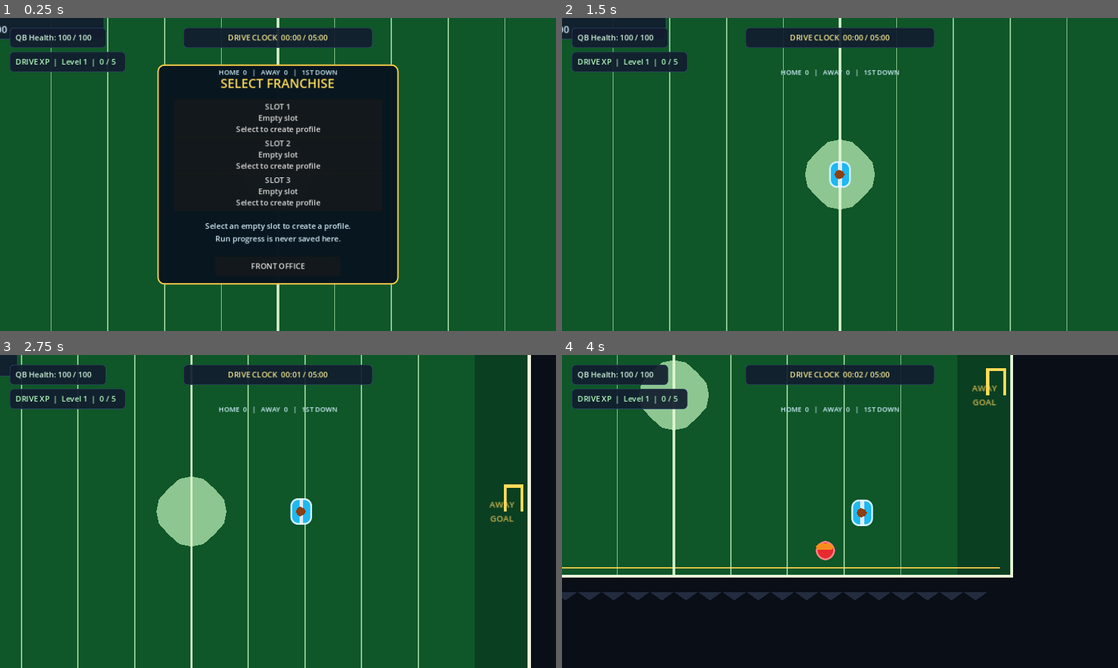
Above: before the commit, frames 1-4 (two rows, left to right).
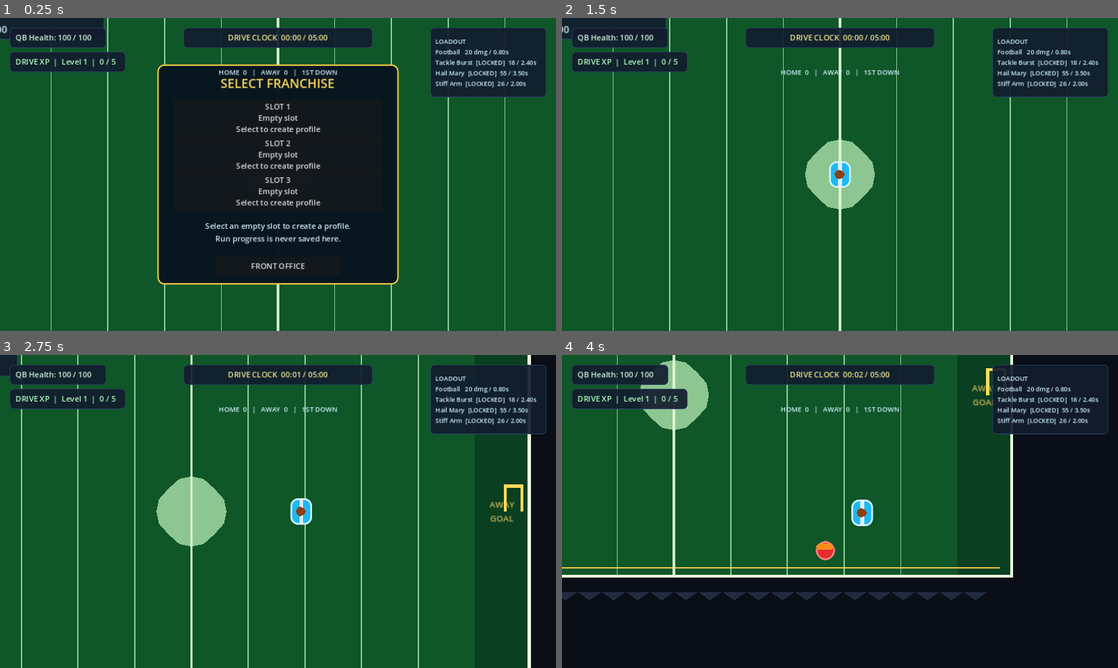
Above: after the commit, the same moments.

Repository: bulmaspanties/Football-Survivation
Game: Godot game, scene res://scenes/Main.tscn
The game is run twice, just before and just after one commit, with the same random seed, the same clock (stepped at 60 frames per second) and the same inputs.
Inputs:
- Up to frame 1 (0.25 s): no input
- Up to frame 2 (1.5 s): click "SLOT 1 Empty slot Select to c…" at 0.5 s; click "KICK OFF" at 1.25 s
- Up to frame 3 (2.75 s): tap Enter at 2 s; hold D (move_right) from 2.03 s (still down)
- Up to frame 4 (4 s): release D (move_right) at 2.78 s; hold S (move_down) 2.78-3.53 s; hold D (move_right) from 3.53 s (still down)

The runs differ from the first frame. In frame 1, 4.6% of the frame differs, in the area x 77-99%, y 3-26%; in frame 2, 4.6%; in frame 3, 4.1%; in frame 4, 1.6%.

Commit message:
Clarify multi-weapon loadout and upgrades
Co-authored-by: Copilot App <223556219+Copilot@users.noreply.github.com>

Diff:
--- a/scenes/Main.tscn
+++ b/scenes/Main.tscn
@@ -451,6 +451,24 @@
 text = "DRIVE XP  |  Level 1  |  0 / 5"
 vertical_alignment = 1
 
+[node name="LoadoutPanel" type="Panel" parent="HUD"]
+offset_left = 892.0
+offset_top = 20.0
+offset_right = 1132.0
+offset_bottom = 164.0
+mouse_filter = 2
+theme_override_styles/panel = SubResource("StyleBoxFlat_info")
+
+[node name="LoadoutLabel" type="Label" parent="HUD/LoadoutPanel"]
+offset_left = 10.0
+offset_top = 8.0
+offset_right = 230.0
+offset_bottom = 138.0
+theme_override_colors/font_color = Color(0.82, 0.95, 1, 1)
+theme_override_font_sizes/font_size = 13
+text = "LOADOUT\nFootball   20 dmg / 0.80s\nTackle Burst  [LOCKED]\nHail Mary  [LOCKED]\nStiff Arm  [LOCKED]"
+vertical_alignment = 1
+
 [node name="UpgradePanel" type="Panel" parent="HUD"]
 visible = false
 process_mode = 3
--- a/scripts/main.gd
+++ b/scripts/main.gd
@@ -10,6 +10,7 @@
 @onready var experience_label: Label = $HUD/ExperiencePanel/ExperienceLabel
 @onready var survival_label: Label = $HUD/SurvivalPanel/SurvivalLabel
 @onready var boss_status: Label = $HUD/BossStatus
+@onready var loadout_label: Label = $HUD/LoadoutPanel/LoadoutLabel
 @onready var upgrade_panel: Panel = $HUD/UpgradePanel
 @onready var upgrade_title: Label = $HUD/UpgradePanel/UpgradeTitle
 @onready var upgrade_buttons: Array[Button] = [
@@ -94,6 +95,7 @@
 	title_panel.visible = not profile_panel.visible
 	meta_panel.visible = false
 	_refresh_meta_upgrades()
+	_refresh_loadout_hud()
 	for index in upgrade_buttons.size():
 		upgrade_buttons[index].pressed.connect(_on_upgrade_selected.bind(index))
 	player.set_physics_process(false)
@@ -151,7 +153,7 @@
 	var start_index := (new_level - 1) % options.size()
 	for index in upgrade_buttons.size():
 		var option: Dictionary = options[(start_index + index) % options.size()]
-		upgrade_buttons[index].text = option["label"]
+		upgrade_buttons[index].text = _format_upgrade_option(option)
 		upgrade_buttons[index].set_meta("upgrade_id", option["id"])
 	upgrade_panel.visible = true
 	get_tree().paused = true
@@ -161,23 +163,63 @@
 	for option in UPGRADE_OPTIONS:
 		if option["id"] == "tackle_unlock" and player.tackle_unlocked:
 			continue
-		options.append(option)
+		if option["id"] == "hail_mary_unlock" and player.hail_mary_unlocked:
+			continue
+		if option["id"] == "stiff_arm_unlock" and player.stiff_arm_unlocked:
+			continue
+		var choice: Dictionary = option.duplicate()
+		choice["category"] = "PLAYER STAT" if not option.has("category") else "WEAPON UNLOCK"
+		options.append(choice)
 	if player.tackle_unlocked:
-		options.append({"id": "tackle_damage", "label": "Tackle Drill (+10 burst damage)", "category": "weapon"})
-		options.append({"id": "tackle_cooldown", "label": "Quick Tackle (-0.3s burst cooldown)", "category": "weapon"})
+		options.append({"id": "tackle_damage", "label": "Tackle Drill", "category": "WEAPON UPGRADE"})
+		options.append({"id": "tackle_cooldown", "label": "Quick Tackle", "category": "WEAPON UPGRADE"})
 	if player.hail_mary_unlocked:
-		options.append({"id": "hail_mary_damage", "label": "Hail Mary Power (+20 shot damage)", "category": "weapon"})
-		options.append({"id": "hail_mary_cooldown", "label": "Quick Release (-0.5s Hail Mary cooldown)", "category": "weapon"})
+		options.append({"id": "hail_mary_damage", "label": "Hail Mary Power", "category": "WEAPON UPGRADE"})
+		options.append({"id": "hail_mary_cooldown", "label": "Quick Release", "category": "WEAPON UPGRADE"})
 	if player.stiff_arm_unlocked:
-		options.append({"id": "stiff_arm_damage", "label": "Stiff Arm Drill (+10 arc damage)", "category": "weapon"})
-		options.append({"id": "stiff_arm_cooldown", "label": "Fast Hands (-0.25s stiff arm cooldown)", "category": "weapon"})
+		options.append({"id": "stiff_arm_damage", "label": "Stiff Arm Drill", "category": "WEAPON UPGRADE"})
+		options.append({"id": "stiff_arm_cooldown", "label": "Fast Hands", "category": "WEAPON UPGRADE"})
 	return options
+
+func _format_upgrade_option(option: Dictionary) -> String:
+	var upgrade_id := str(option["id"])
+	match upgrade_id:
+		"tackle_unlock":
+			return "WEAPON UNLOCK\nTackle Burst  |  LOCKED -> UNLOCKED\nRadius damage: %d" % int(tackle_weapon.damage)
+		"hail_mary_unlock":
+			return "WEAPON UNLOCK\nHail Mary  |  LOCKED -> UNLOCKED\nShot damage: %d" % int(hail_mary_weapon.projectile_damage)
+		"stiff_arm_unlock":
+			return "WEAPON UNLOCK\nStiff Arm  |  LOCKED -> UNLOCKED\nArc damage: %d" % int(stiff_arm.damage)
+		"football_damage":
+			return "PLAYER STAT\nFootball power  |  %d -> %d damage" % [int(auto_weapon.projectile_damage), int(auto_weapon.projectile_damage + 8.0)]
+		"attack_cooldown":
+			return "PLAYER STAT\nFootball snap  |  %.2fs -> %.2fs cooldown" % [auto_weapon.fire_interval, maxf(auto_weapon.fire_interval - 0.12, 0.2)]
+		"projectile_speed":
+			return "PLAYER STAT\nFootball range  |  %d -> %d speed" % [int(auto_weapon.projectile_speed), int(auto_weapon.projectile_speed + 80.0)]
+		"max_health":
+			return "PLAYER STAT\nGoal line health  |  %d -> %d max" % [int(player.max_health), int(player.max_health + 20.0)]
+		"movement_speed":
+			return "PLAYER STAT\nOpen field speed  |  %d -> %d" % [int(player.speed), int(player.speed + 30.0)]
+		"tackle_damage":
+			return "WEAPON UPGRADE\nTackle Burst  |  %d -> %d damage" % [int(tackle_weapon.damage), int(tackle_weapon.damage + 10.0)]
+		"tackle_cooldown":
+			return "WEAPON UPGRADE\nTackle Burst  |  %.2fs -> %.2fs cooldown" % [tackle_weapon.cooldown, maxf(tackle_weapon.cooldown - 0.3, 0.8)]
+		"hail_mary_damage":
+			return "WEAPON UPGRADE\nHail Mary  |  %d -> %d damage" % [int(hail_mary_weapon.projectile_damage), int(hail_mary_weapon.projectile_damage + 20.0)]
+		"hail_mary_cooldown":
+			return "WEAPON UPGRADE\nHail Mary  |  %.2fs -> %.2fs cooldown" % [hail_mary_weapon.cooldown, maxf(hail_mary_weapon.cooldown - 0.5, 1.2)]
+		"stiff_arm_damage":
+			return "WEAPON UPGRADE\nStiff Arm  |  %d -> %d damage" % [int(stiff_arm.damage), int(stiff_arm.damage + 10.0)]
+		"stiff_arm_cooldown":
+			return "WEAPON UPGRADE\nStiff Arm  |  %.2fs -> %.2fs cooldown" % [stiff_arm.cooldown, maxf(stiff_arm.cooldown - 0.25, 0.7)]
+	return "PLAYER STAT\n%s" % option["label"]
 
 func _on_upgrade_selected(button_index: int) -> void:
 	var upgrade_id: String = upgrade_buttons[button_index].get_meta("upgrade_id", "")
 	if upgrade_id.is_empty():
 		return
 	player.apply_upgrade(upgrade_id)
+	_refresh_loadout_hud()
 	upgrade_panel.visible = false
 	get_tree().paused = false
 
@@ -250,8 +292,21 @@
 	tackle_weapon.set_process(player.tackle_unlocked)
 	hail_mary_weapon.set_process(player.hail_mary_unlocked)
 	stiff_arm.set_process(player.stiff_arm_unlocked)
+	_refresh_loadout_hud()
 	enemy_spawner.set_process(true)
 	get_tree().paused = false
+
+func _refresh_loadout_hud() -> void:
+	if not is_instance_valid(loadout_label):
+		return
+	var tackle_state := "READY" if player.tackle_unlocked else "LOCKED"
+	var hail_state := "READY" if player.hail_mary_unlocked else "LOCKED"
+	var stiff_state := "READY" if player.stiff_arm_unlocked else "LOCKED"
+	loadout_label.text = "LOADOUT\n" \
+		+ "Football   %d dmg / %.2fs\n" % [int(auto_weapon.projectile_damage), auto_weapon.fire_interval] \
+		+ "Tackle Burst  [%s]  %d / %.2fs\n" % [tackle_state, int(tackle_weapon.damage), tackle_weapon.cooldown] \
+		+ "Hail Mary  [%s]  %d / %.2fs\n" % [hail_state, int(hail_mary_weapon.projectile_damage), hail_mary_weapon.cooldown] \
+		+ "Stiff Arm  [%s]  %d / %.2fs" % [stiff_state, int(stiff_arm.damage), stiff_arm.cooldown]
 
 func _on_player_died() -> void:
 	run_finished = true
Not shown, changed: README.md
